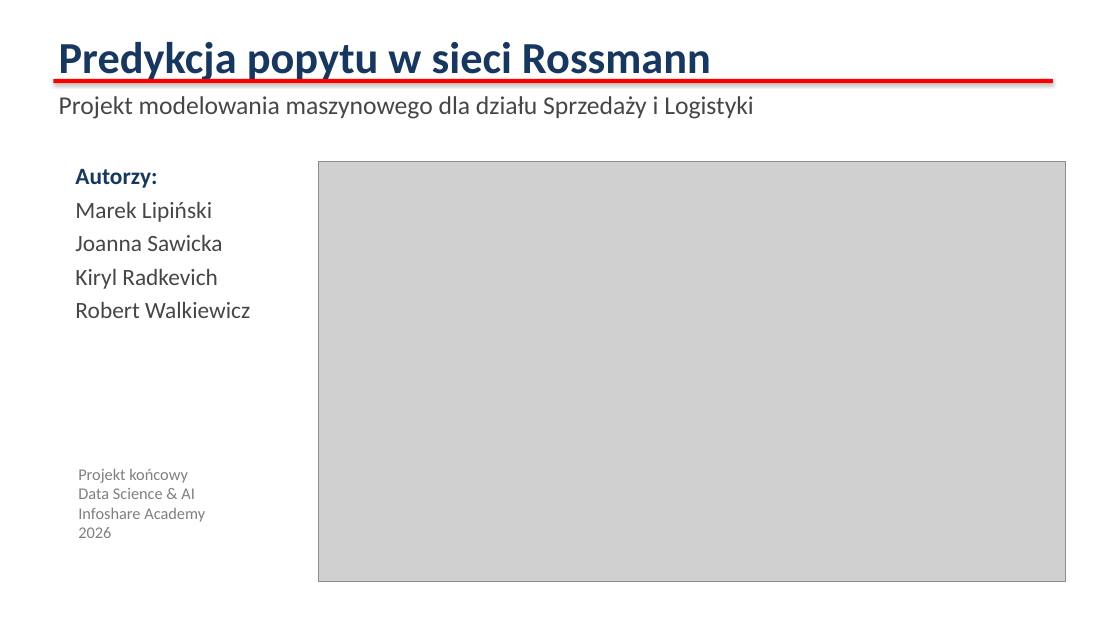
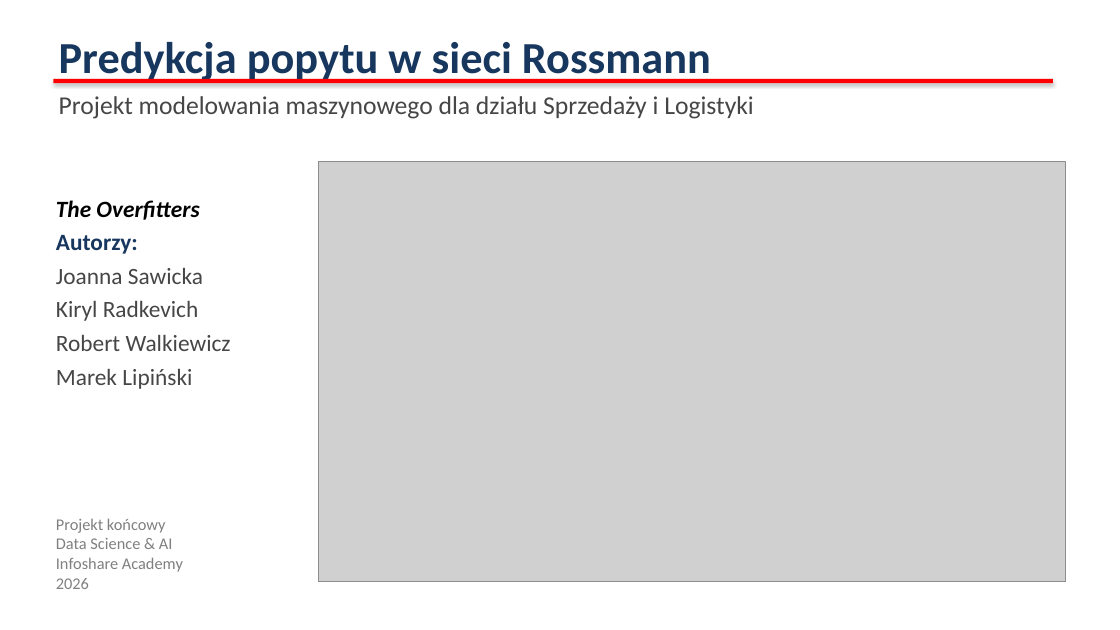
Before and after one commit to infoshareacademy/jdszr24-grupa-1, a slide deck: slide 1 of presentation/Rossmann_presentation.pptx. Drawn at 1120x630 pixels with LibreOffice and Linux fonts; fonts in the diff are those of the drawing; grey boxes stand for pictures. Boxes give left, top, right and bottom in pixels: in the first picture for what was removed or moved away, otherwise in the second. Text is boxed around its words. In the diff, an @@ line names an element or a change of style, - is before the commit and + after.

```diff
--- a/presentation/Rossmann_presentation.pptx
+++ b/presentation/Rossmann_presentation.pptx
@@ text "The Overfitters": place and size @@
-text "The Overfitters" at (75, 169, 250, 318)
+text "The Overfitters" at (56, 200, 231, 389)
@@ text at (56, 200, 199, 220): paragraph added @@
+The Overfitters
@@ text at (75, 202, 212, 222): paragraph removed @@
-Marek Lipiński
@@ text at (56, 369, 192, 389): paragraph added @@
+Marek Lipiński
@@ text "Projekt końcowy Data Science & ...": place and size @@
-text "Projekt końcowy Data Science & ..." at (78, 468, 205, 538)
+text "Projekt końcowy Data Science & ..." at (56, 518, 183, 589)
```
Also in this commit, not shown: 8 other slides changed, 1 slide added, 1 other file.
